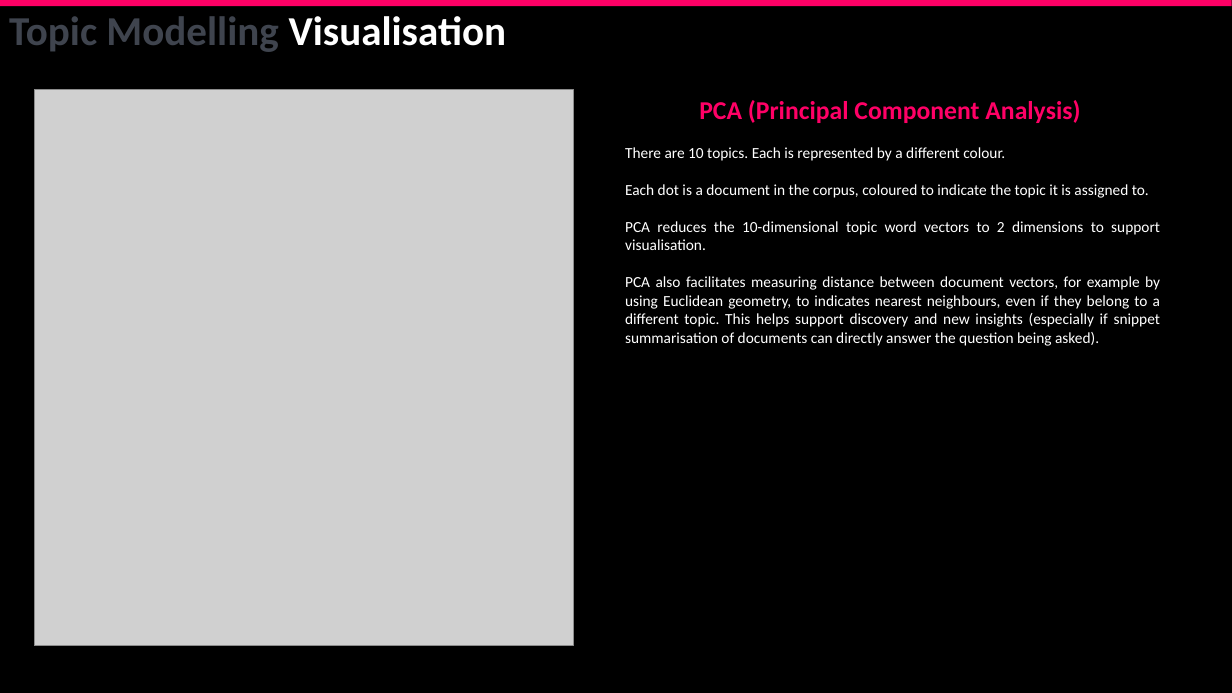
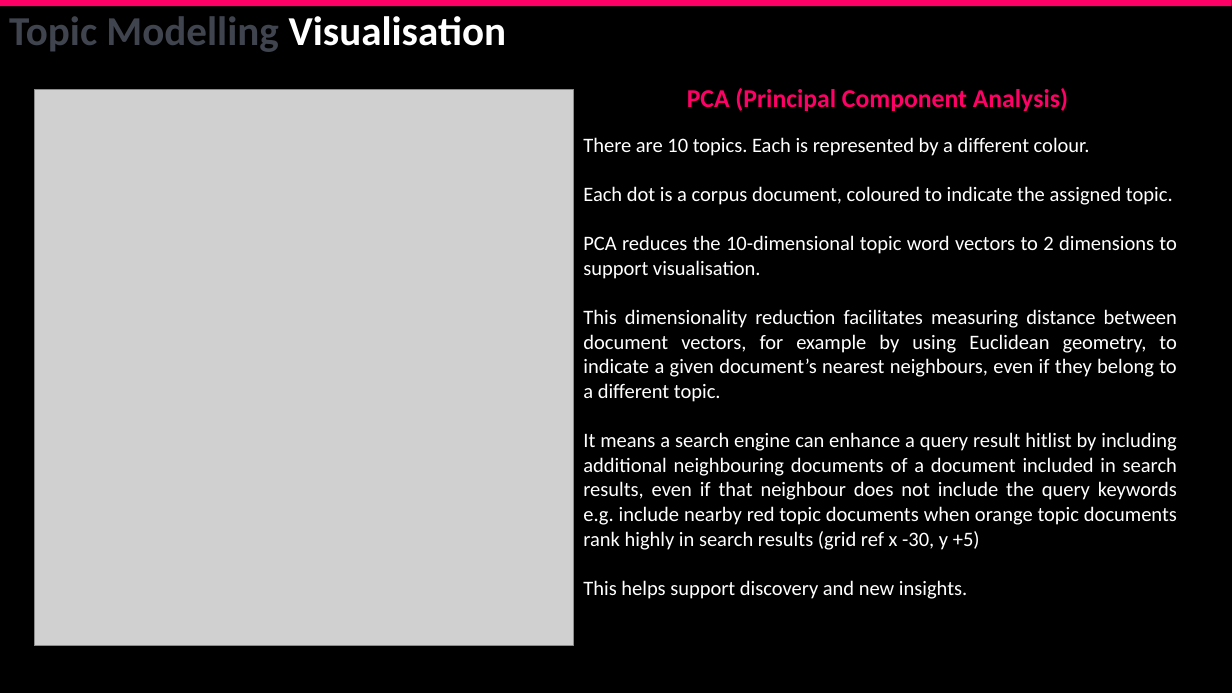
Before and after one commit to corticalstack/corticalstack.github.io, a slide deck: slide 6 of docs/project/Jon-Paul Boyd Masters Thesis Project Presentation COVID19 Research Cockpit - supplement.pptx. Drawn at 1232x693 pixels with LibreOffice and Linux fonts; fonts in the diff are those of the drawing; grey boxes stand for pictures. Boxes give left, top, right and bottom in pixels: in the first picture for what was removed or moved away, otherwise in the second. Text is boxed around its words. In the diff, an @@ line names an element or a change of style, - is before the commit and + after.

```diff
--- a/docs/project/Jon-Paul Boyd Masters Thesis Project Presentation COVID19 Research Cockpit - supplement.pptx
+++ b/docs/project/Jon-Paul Boyd Masters Thesis Project Presentation COVID19 Research Cockpit - supplement.pptx
@@ text "PCA (Principal Component Analysis)": place and size @@
-text "PCA (Principal Component Analysis)" at (625, 100, 1160, 346)
+text "PCA (Principal Component Analysis)" at (583, 88, 1177, 599)
@@ text at (583, 137, 1176, 279): size 12 to 16 pt in "There are 10 topics. Each is represented ...", "PCA reduces the 10-dimensional topic word vectors ..." @@
@@ text at (583, 186, 1173, 205): text changed; size 12 to 16 pt @@
-Each dot is a document in the corpus, coloured to indicate the topic it is assigned to.
+Each dot is a corpus document, coloured to indicate the assigned topic.
@@ text at (583, 309, 1177, 599): text changed; size 12 to 16 pt @@
-PCA also facilitates measuring distance between document vectors, for example by using Euclidean geometry, to indicates nearest neighbours, even if they belong to a different topic. This helps support discovery and new insights (especially if snippet summarisation of documents can directly answer the question being asked).
+This dimensionality reduction facilitates measuring distance between document vectors, for example by using Euclidean geometry, to indicate a given document’s nearest neighbours, even if they belong to a different topic.
+It means a search engine can enhance a query result hitlist by including additional neighbouring documents of a document included in search results, even if that neighbour does not include the query keywords e.g. include nearby red topic documents when orange topic documents rank highly in search results (grid ref x -30, y +5)
+This helps support discovery and new insights.
```
Also in this commit, not shown: 4 other slides changed, 1 other file.
